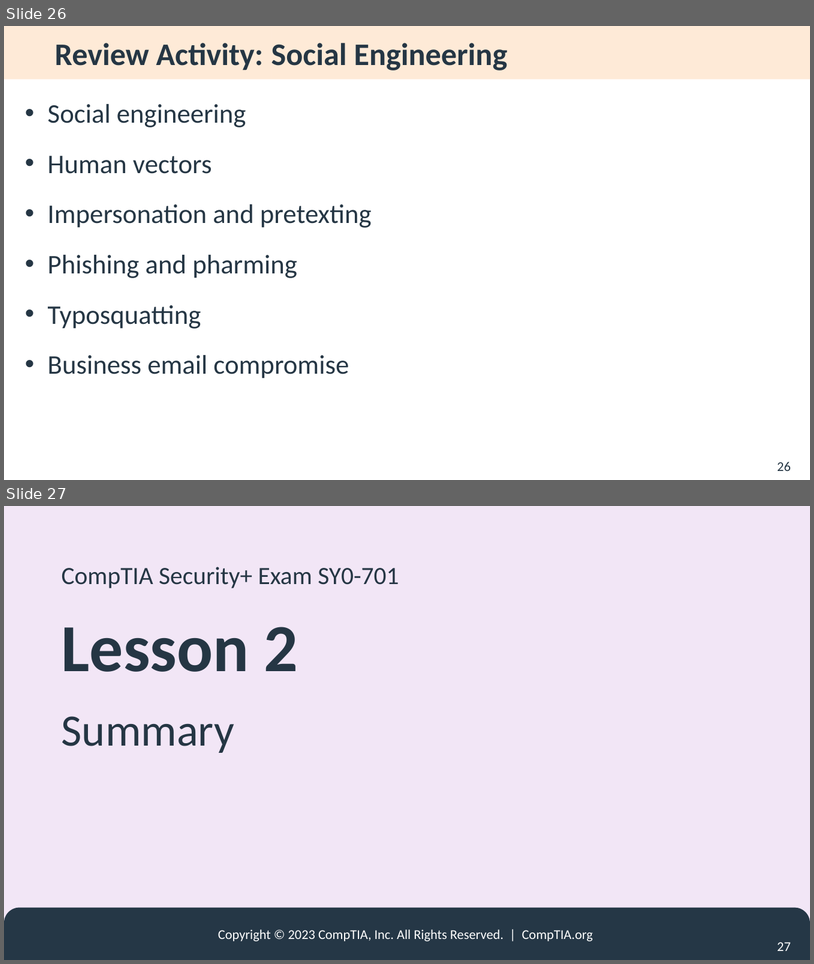
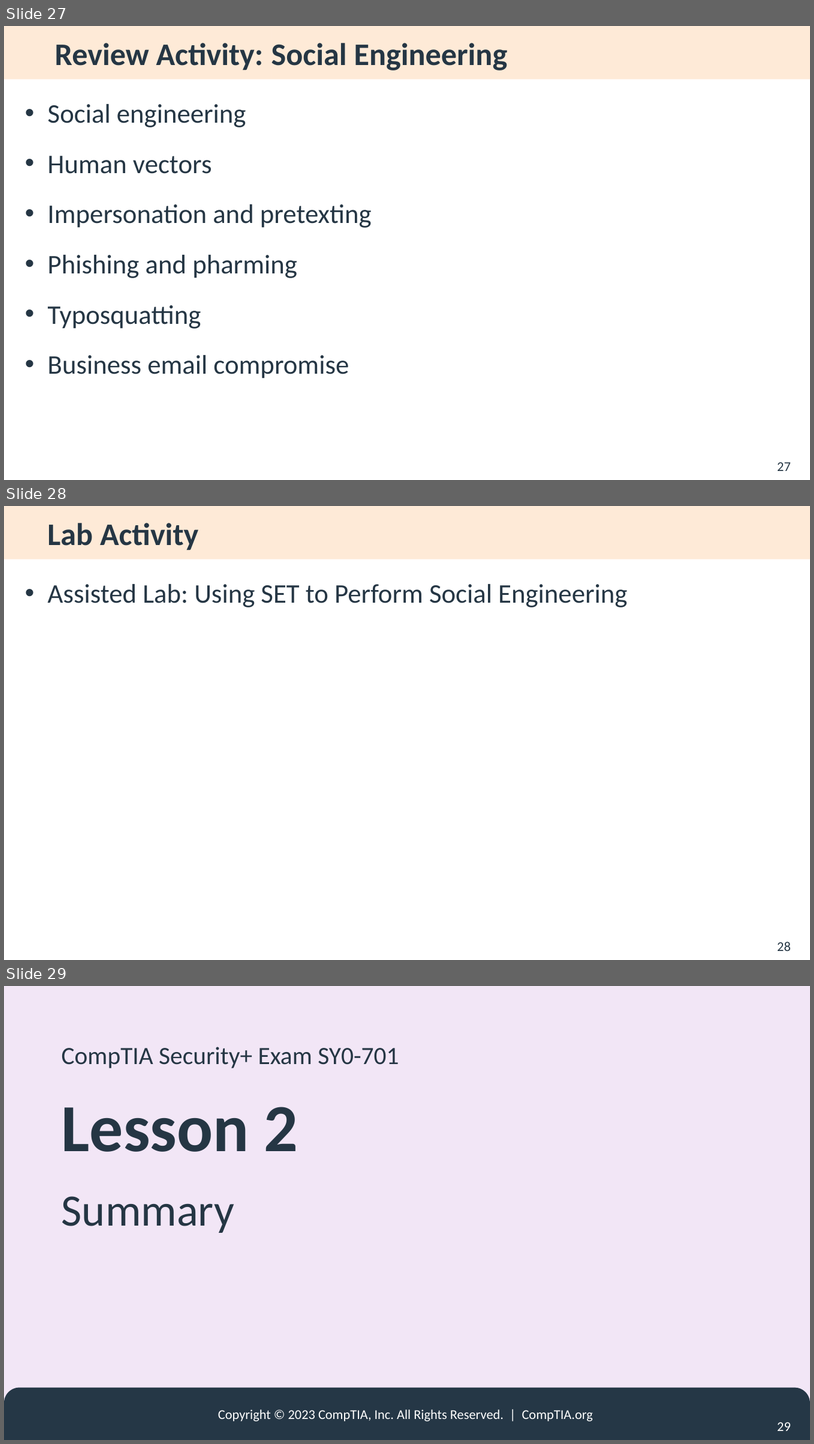
Before and after one commit to ehabfahmi/SecurityPlus, a slide deck: Material/sy0-701_Lesson 02.pptx. Shown one above the other, each under a label of ours: slides 26 and 27 before the commit, slides 27, 28 and 29 after it. The pictures are 814x964 and 814x1444 pixels, drawn with LibreOffice and Linux fonts; fonts in the diff are those of the drawing; background and template pictures are left out. Boxes give left, top, right and bottom in pixels: in the first picture for what was removed or moved away, otherwise in the second. Text is boxed around its words. In the diff, an @@ line names an element or a change of style, - is before the commit and + after.

```diff
--- a/Material/sy0-701_Lesson 02.pptx
+++ b/Material/sy0-701_Lesson 02.pptx
@@ slide 28 added at (x1=4, y1=506, x2=810, y2=960), background #FFFFFF @@
@@ rectangle added at (x1=4, y1=506, x2=810, y2=559), fill #FEAE62 at 25% opacity, 28 pt, text #253644, bold @@
+Lab Activity
@@ text added at (x1=48, y1=584, x2=627, y2=607), 24 pt, text #253644 @@
+• Assisted Lab: Using SET to Perform Social Engineering
@@ page number added at (x1=777, y1=941, x2=791, y2=951), 12 pt, text #253644 @@
+28
@@ what was slide 26 is now slide 27 @@
@@ page number at (x1=777, y1=462, x2=791, y2=471): text changed @@
-26
+27
@@ what was slide 27 is now slide 29 @@
@@ page number at (x1=777, y1=1422, x2=791, y2=1431): text changed @@
-27
+29
```
Also in this commit, not shown: 1 other slide added, 29 other files.
